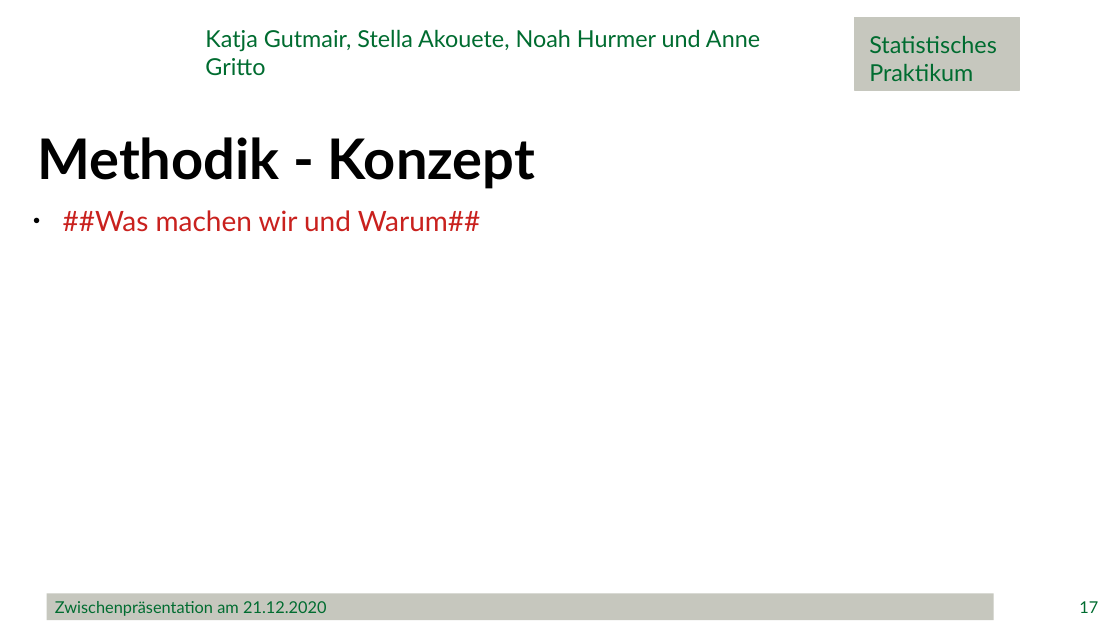
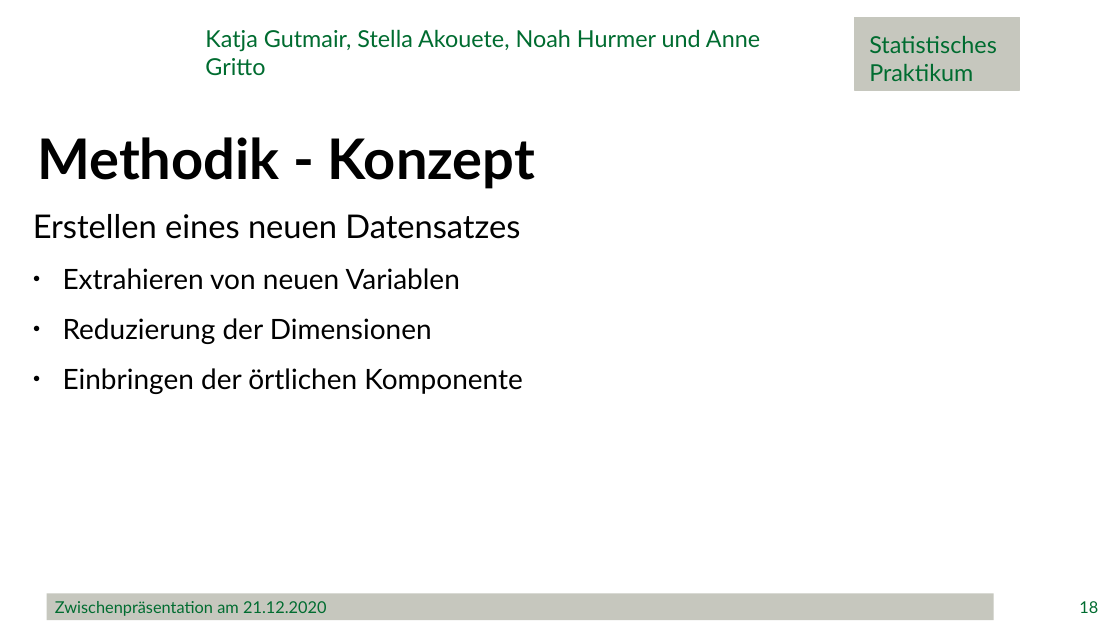
Before and after one commit to minimops/weatherFrog, a slide deck: slide 18 of ppt/Zwischenpraesentation_v1.1.pptx (slide 17 before the commit). Drawn at 1120x630 pixels with LibreOffice and Linux fonts; fonts in the diff are those of the drawing; background and template pictures are left out. Boxes give left, top, right and bottom in pixels: in the first picture for what was removed or moved away, otherwise in the second. Text is boxed around its words. In the diff, an @@ line names an element or a change of style, - is before the commit and + after.

```diff
--- a/ppt/Zwischenpraesentation_v1.1.pptx
+++ b/ppt/Zwischenpraesentation_v1.1.pptx
@@ text at bbox=[33, 214, 523, 394]: text changed; text colour #C9211E to #000000 @@
-● ##Was machen wir und Warum##
+Erstellen eines neuen Datensatzes
+● Extrahieren von neuen Variablen
+● Reduzierung der Dimensionen
+● Einbringen der örtlichen Komponente
@@ page number at bbox=[1079, 601, 1098, 613]: text changed @@
-17
+18
```
Also in this commit, not shown: 11 other slides changed, 2 slides added.
